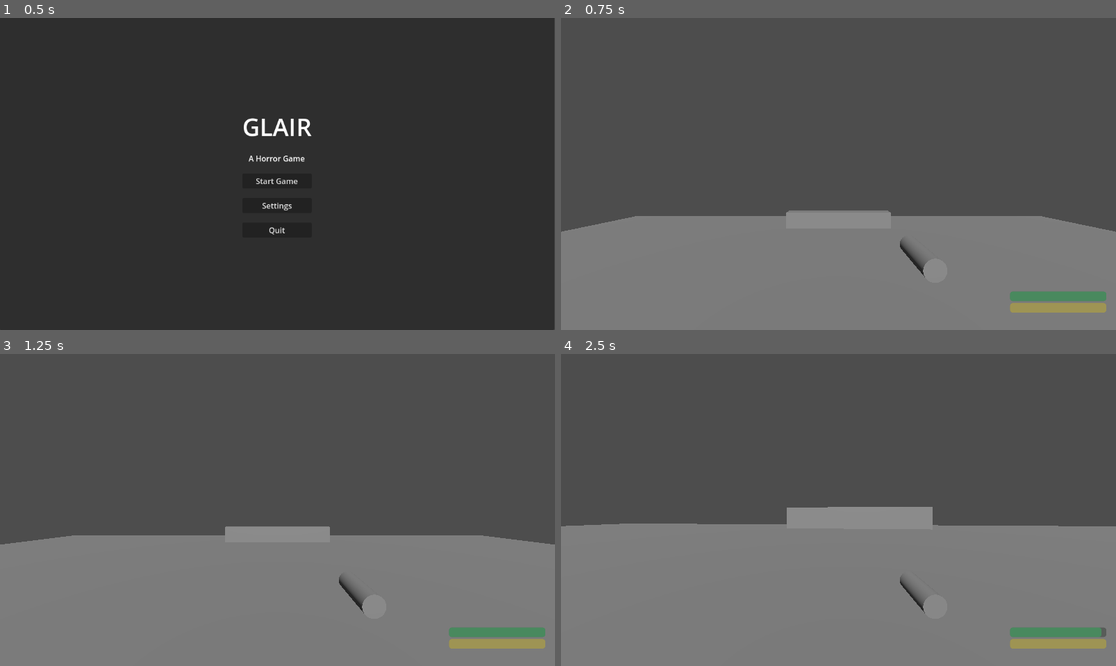
Above: before the commit, frames 1-4 (two rows, left to right).
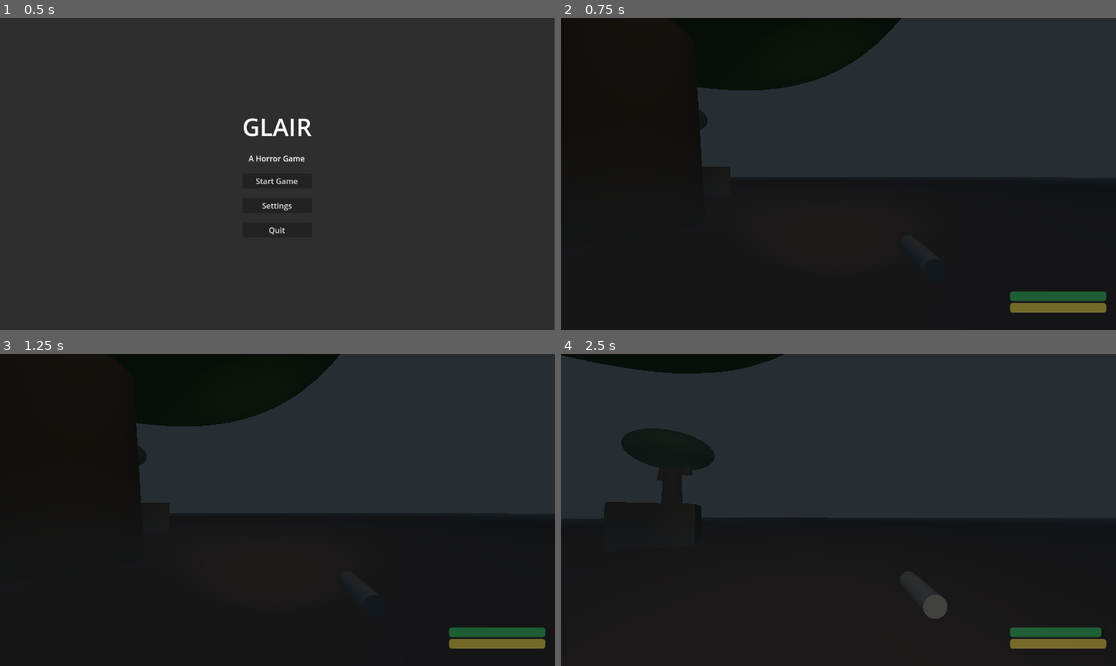
Above: after the commit, the same moments.

Repository: joshuanathanjavier/Glair
Game: Godot game, scene res://main_menu.tscn
Same seed, same stepped clock (60 frames per second), same inputs: the game is played once before the commit and once after it.
Inputs (mouse positions are in pixels of both pictures, inside the frame that each line leads up to):
- Up to frame 1 (0.5 s): no input
- Up to frame 2 (0.75 s): click "Start Game" at 0.5 s
- Up to frame 3 (1.25 s): no input
- Up to frame 4 (2.5 s): move the mouse to (866, 510) at 1.27 s; hold Shift (run) 1.28-2.03 s; hold W (move_forward) from 1.28 s (still down); tap Space (jump) at 1.52, 2.27 s; move the mouse to (810, 510) at 2.02 s; tap Ctrl (crouch) at 2.1 s; tap Shift (run) at 2.3 s

Frame 1 is identical in both runs. In frame 2, 100% of the frame differs, in the area x 0-100%, y 0-100%; in frame 3, 100%; in frame 4, 100%.

Commit message:
🌲 feat(scene): enhance map1 with detailed horror forest environment
- Transform basic map into atmospheric horror forest scene
- Add 8 varied tree types with swaying animations and unique styling
- Implement dynamic lighting system with moonlight beam and eerie flickering effects
- Add environmental elements including mossy rocks and forest debris
- Integrate horror ambience with 6 positioned audio sources (owls, wolves, etc.)
- Expand ground size from 50x50 to 200x200 with forest floor material
- Add volumetric fog and dark atmosphere for enhanced horror aesthetics
- Clean up player UI progress bar property ordering
- Add Events autoload and interaction input mapping to project

Diff:
--- a/map1.tscn
+++ b/map1.tscn
@@ -1,21 +1,103 @@
-[gd_scene load_steps=9 format=3 uid="uid://buvcsifrb12ac"]
+[gd_scene load_steps=20 format=3 uid="uid://buvcsifrb12ac"]
 
 [ext_resource type="PackedScene" uid="uid://bwulnxf4nwswc" path="res://pause_menu.tscn" id="1_bpebn"]
 [ext_resource type="PackedScene" uid="uid://c4pvfm215jx22" path="res://player.tscn" id="1_iuwxl"]
 
-[sub_resource type="BoxShape3D" id="BoxShape3D_wgf7k"]
-size = Vector3(50, 1, 50)
-
-[sub_resource type="BoxMesh" id="BoxMesh_xg6wp"]
-size = Vector3(50, 1, 50)
-
-[sub_resource type="BoxShape3D" id="BoxShape3D_l60eg"]
-size = Vector3(10, 2, 1)
-
-[sub_resource type="BoxMesh" id="BoxMesh_m1kfr"]
-size = Vector3(10, 2, 1)
+[sub_resource type="BoxShape3D" id="BoxShape3D_ground"]
+size = Vector3(200, 1, 200)
+
+[sub_resource type="PlaneMesh" id="PlaneMesh_ground"]
+size = Vector2(200, 200)
+
+[sub_resource type="StandardMaterial3D" id="StandardMaterial3D_forest_floor"]
+diffuse_mode = 1
+albedo_color = Color(0.35, 0.25, 0.18, 1)
+roughness = 0.9
+
+[sub_resource type="CylinderShape3D" id="CylinderShape3D_tree"]
+height = 12.0
+
+[sub_resource type="CylinderMesh" id="CylinderMesh_trunk"]
+top_radius = 0.8
+bottom_radius = 1.2
+height = 12.0
+
+[sub_resource type="StandardMaterial3D" id="StandardMaterial3D_bark"]
+diffuse_mode = 1
+albedo_color = Color(0.45, 0.35, 0.25, 1)
+roughness = 0.9
+
+[sub_resource type="SphereMesh" id="SphereMesh_foliage"]
+radius = 4.0
+height = 6.0
+
+[sub_resource type="StandardMaterial3D" id="StandardMaterial3D_leaves"]
+diffuse_mode = 1
+albedo_color = Color(0.3, 0.4, 0.2, 1)
+roughness = 0.8
+
+[sub_resource type="Animation" id="Animation_sway"]
+resource_name = "sway"
+length = 4.0
+loop_mode = 1
+tracks/0/type = "rotation_3d"
+tracks/0/imported = false
+tracks/0/enabled = true
+tracks/0/path = NodePath(".:rotation")
+tracks/0/interp = 1
+tracks/0/loop_wrap = true
+tracks/0/keys = PackedFloat32Array()
+
+[sub_resource type="AnimationLibrary" id="AnimationLibrary_sway"]
+_data = {
+"sway": SubResource("Animation_sway")
+}
+
+[sub_resource type="BoxShape3D" id="BoxShape3D_rock"]
+size = Vector3(3, 2, 4)
+
+[sub_resource type="BoxMesh" id="BoxMesh_rock"]
+size = Vector3(3, 2, 4)
+
+[sub_resource type="StandardMaterial3D" id="StandardMaterial3D_rock"]
+diffuse_mode = 1
+albedo_color = Color(0.4, 0.35, 0.3, 1)
+roughness = 0.95
+
+[sub_resource type="Animation" id="Animation_eerie_flicker"]
+resource_name = "eerie_flicker"
+length = 5.0
+loop_mode = 1
+tracks/0/type = "value"
+tracks/0/imported = false
+tracks/0/enabled = true
+tracks/0/path = NodePath(".:light_energy")
+tracks/0/interp = 1
+tracks/0/loop_wrap = true
+tracks/0/keys = {
+"times": PackedFloat32Array(0, 0.5, 1.2, 2, 2.8, 3.5, 4.2, 5),
+"transitions": PackedFloat32Array(1, 1, 1, 1, 1, 1, 1, 1),
+"update": 0,
+"values": [0.05, 0.3, 0.02, 0.4, 0.08, 0.25, 0.01, 0.05]
+}
+
+[sub_resource type="AnimationLibrary" id="AnimationLibrary_eerie"]
+_data = {
+"eerie_flicker": SubResource("Animation_eerie_flicker")
+}
 
 [sub_resource type="Environment" id="Environment_nx50e"]
+background_mode = 1
+background_color = Color(0.15, 0.18, 0.2, 1)
+ambient_light_color = Color(0.4, 0.45, 0.5, 1)
+ambient_light_energy = 0.3
+fog_enabled = true
+fog_light_color = Color(0.3, 0.35, 0.4, 1)
+fog_light_energy = 0.2
+fog_sun_scatter = 0.1
+fog_density = 0.008
+fog_height = 3.0
+fog_height_density = 0.1
 
 [sub_resource type="CameraAttributesPractical" id="CameraAttributesPractical_cj3gt"]
 
@@ -24,37 +106,346 @@
 [node name="Ground" type="StaticBody3D" parent="."]
 
 [node name="CollisionShape3D" type="CollisionShape3D" parent="Ground"]
-shape = SubResource("BoxShape3D_wgf7k")
+shape = SubResource("BoxShape3D_ground")
 
 [node name="MeshInstance3D" type="MeshInstance3D" parent="Ground"]
-mesh = SubResource("BoxMesh_xg6wp")
-
-[node name="wall1" type="StaticBody3D" parent="."]
-
-[node name="CollisionShape3D" type="CollisionShape3D" parent="wall1"]
-transform = Transform3D(1, 0, 0, 0, 1, 0, 0, 0, 1, 0, 1, -20)
-shape = SubResource("BoxShape3D_l60eg")
-
-[node name="MeshInstance3D" type="MeshInstance3D" parent="wall1"]
-transform = Transform3D(1, 0, 0, 0, 1, 0, 0, 0, 1, 0, 1, -20)
-mesh = SubResource("BoxMesh_m1kfr")
-
-[node name="wall2" type="StaticBody3D" parent="."]
-
-[node name="CollisionShape3D" type="CollisionShape3D" parent="wall2"]
-transform = Transform3D(1, 0, 0, 0, 1, 0, 0, 0, 1, -10, 1, 0)
-shape = SubResource("BoxShape3D_l60eg")
-
-[node name="MeshInstance3D" type="MeshInstance3D" parent="wall2"]
-transform = Transform3D(1, 0, 0, 0, 1, 0, 0, 0, 1, -10, 1, 0)
-mesh = SubResource("BoxMesh_m1kfr")
-
-[node name="DirectionalLight3D" type="DirectionalLight3D" parent="."]
-transform = Transform3D(1, 0, 0, 0, 0.785997, 0.61823, 0, -0.61823, 0.785997, 0, 0, 0)
+mesh = SubResource("PlaneMesh_ground")
+surface_material_override/0 = SubResource("StandardMaterial3D_forest_floor")
+
+[node name="Trees" type="Node3D" parent="."]
+
+[node name="DeadTree1" type="StaticBody3D" parent="Trees"]
+transform = Transform3D(1, 0, 0, 0, 1, 0, 0, 0, 1, -25, 0, -30)
+
+[node name="CollisionShape3D" type="CollisionShape3D" parent="Trees/DeadTree1"]
+transform = Transform3D(1, 0, 0, 0, 1, 0, 0, 0, 1, 0, 6, 0)
+shape = SubResource("CylinderShape3D_tree")
+
+[node name="Trunk" type="MeshInstance3D" parent="Trees/DeadTree1"]
+transform = Transform3D(1, 0, 0, 0, 1, 0, 0, 0, 1, 0, 6, 0)
+mesh = SubResource("CylinderMesh_trunk")
+surface_material_override/0 = SubResource("StandardMaterial3D_bark")
+
+[node name="Foliage" type="MeshInstance3D" parent="Trees/DeadTree1"]
+transform = Transform3D(1.2, 0, 0, 0, 0.8, 0, 0, 0, 1.2, 0, 10, 0)
+mesh = SubResource("SphereMesh_foliage")
+surface_material_override/0 = SubResource("StandardMaterial3D_leaves")
+
+[node name="Branch1" type="MeshInstance3D" parent="Trees/DeadTree1"]
+transform = Transform3D(0.3, 0, 0.5, 0, 0.2, 0, -0.5, 0, 0.3, 2, 8, 0)
+mesh = SubResource("CylinderMesh_trunk")
+surface_material_override/0 = SubResource("StandardMaterial3D_bark")
+
+[node name="Branch2" type="MeshInstance3D" parent="Trees/DeadTree1"]
+transform = Transform3D(0.25, 0, -0.4, 0, 0.15, 0, 0.4, 0, 0.25, -1.5, 7, 0)
+mesh = SubResource("CylinderMesh_trunk")
+surface_material_override/0 = SubResource("StandardMaterial3D_bark")
+
+[node name="AnimationPlayer" type="AnimationPlayer" parent="Trees/DeadTree1"]
+libraries = {
+"": SubResource("AnimationLibrary_sway")
+}
+autoplay = "sway"
+
+[node name="TwistedTree2" type="StaticBody3D" parent="Trees"]
+transform = Transform3D(0.8, 0, 0.6, 0, 1, 0, -0.6, 0, 0.8, 40, 0, -20)
+
+[node name="CollisionShape3D" type="CollisionShape3D" parent="Trees/TwistedTree2"]
+transform = Transform3D(1, 0, 0, 0, 1, 0, 0, 0, 1, 0, 6, 0)
+shape = SubResource("CylinderShape3D_tree")
+
+[node name="Trunk" type="MeshInstance3D" parent="Trees/TwistedTree2"]
+transform = Transform3D(1, 0, 0, 0, 1, 0, 0, 0, 1, 0, 6, 0)
+mesh = SubResource("CylinderMesh_trunk")
+surface_material_override/0 = SubResource("StandardMaterial3D_bark")
+
+[node name="Foliage1" type="MeshInstance3D" parent="Trees/TwistedTree2"]
+transform = Transform3D(0.8, 0, 0, 0, 0.6, 0, 0, 0, 0.8, 1, 9, 0)
+mesh = SubResource("SphereMesh_foliage")
+surface_material_override/0 = SubResource("StandardMaterial3D_leaves")
+
+[node name="Foliage2" type="MeshInstance3D" parent="Trees/TwistedTree2"]
+transform = Transform3D(0.6, 0, 0, 0, 0.8, 0, 0, 0, 0.6, -0.5, 11, 0)
+mesh = SubResource("SphereMesh_foliage")
+surface_material_override/0 = SubResource("StandardMaterial3D_leaves")
+
+[node name="AnimationPlayer" type="AnimationPlayer" parent="Trees/TwistedTree2"]
+libraries = {
+"": SubResource("AnimationLibrary_sway")
+}
+autoplay = "sway"
+
+[node name="GnarledTree3" type="StaticBody3D" parent="Trees"]
+transform = Transform3D(1, 0, 0, 0, 1, 0, 0, 0, 1, -15, -2, 35)
+
+[node name="CollisionShape3D" type="CollisionShape3D" parent="Trees/GnarledTree3"]
+transform = Transform3D(1, 0, 0, 0, 1, 0, 0, 0, 1, 0, 7.5, 0)
+shape = SubResource("CylinderShape3D_tree")
+
+[node name="Trunk" type="MeshInstance3D" parent="Trees/GnarledTree3"]
+transform = Transform3D(1, 0, 0, 0, 1, 0, 0, 0, 1, 0, 7.5, 0)
+mesh = SubResource("CylinderMesh_trunk")
+surface_material_override/0 = SubResource("StandardMaterial3D_bark")
+
+[node name="Foliage" type="MeshInstance3D" parent="Trees/GnarledTree3"]
+transform = Transform3D(0.8, 0, 0, 0, 1.5, 0, 0, 0, 0.8, -1, 14, 0)
+mesh = SubResource("SphereMesh_foliage")
+surface_material_override/0 = SubResource("StandardMaterial3D_leaves")
+
+[node name="AnimationPlayer" type="AnimationPlayer" parent="Trees/GnarledTree3"]
+libraries = {
+"": SubResource("AnimationLibrary_sway")
+}
+autoplay = "sway"
+
+[node name="SpookyTree4" type="StaticBody3D" parent="Trees"]
+transform = Transform3D(1, 0, 0, 0, 1, 0, 0, 0, 1, 20, -2, 45)
+
+[node name="CollisionShape3D" type="CollisionShape3D" parent="Trees/SpookyTree4"]
+transform = Transform3D(1, 0, 0, 0, 1, 0, 0, 0, 1, 0, 7.5, 0)
+shape = SubResource("CylinderShape3D_tree")
+
+[node name="Trunk" type="MeshInstance3D" parent="Trees/SpookyTree4"]
+transform = Transform3D(1, 0, 0, 0, 1, 0, 0, 0, 1, 0, 7.5, 0)
+mesh = SubResource("CylinderMesh_trunk")
+surface_material_override/0 = SubResource("StandardMaterial3D_bark")
+
+[node name="Foliage" type="MeshInstance3D" parent="Trees/SpookyTree4"]
+transform = Transform3D(1, 0, 0, 0, 1, 0, 0, 0, 1, 0, 12, 0)
+mesh = SubResource("SphereMesh_foliage")
+surface_material_override/0 = SubResource("StandardMaterial3D_leaves")
+
+[node name="AnimationPlayer" type="AnimationPlayer" parent="Trees/SpookyTree4"]
+libraries = {
+"": SubResource("AnimationLibrary_sway")
+}
+autoplay = "sway"
+
+[node name="AncientTree5" type="StaticBody3D" parent="Trees"]
+transform = Transform3D(1, 0, 0, 0, 1, 0, 0, 0, 1, -35, 0, 10)
+
+[node name="CollisionShape3D" type="CollisionShape3D" parent="Trees/AncientTree5"]
+transform = Transform3D(1, 0, 0, 0, 1, 0, 0, 0, 1, 0, 6, 0)
+shape = SubResource("CylinderShape3D_tree")
+
+[node name="Trunk" type="MeshInstance3D" parent="Trees/AncientTree5"]
+transform = Transform3D(1, 0, 0, 0, 1, 0, 0, 0, 1, 0, 6, 0)
+mesh = SubResource("CylinderMesh_trunk")
+surface_material_override/0 = SubResource("StandardMaterial3D_bark")
+
+[node name="Foliage" type="MeshInstance3D" parent="Trees/AncientTree5"]
+transform = Transform3D(1.8, 0, 0, 0, 1.2, 0, 0, 0, 1.8, 0, 12, 0)
+mesh = SubResource("SphereMesh_foliage")
+surface_material_override/0 = SubResource("StandardMaterial3D_leaves")
+
+[node name="AnimationPlayer" type="AnimationPlayer" parent="Trees/AncientTree5"]
+libraries = {
+"": SubResource("AnimationLibrary_sway")
+}
+autoplay = "sway"
+
+[node name="PineTree6" type="StaticBody3D" parent="Trees"]
+transform = Transform3D(1, 0, 0, 0, 1, 0, 0, 0, 1, 15, 0, 25)
+
+[node name="CollisionShape3D" type="CollisionShape3D" parent="Trees/PineTree6"]
+transform = Transform3D(1, 0, 0, 0, 1, 0, 0, 0, 1, 0, 7, 0)
+shape = SubResource("CylinderShape3D_tree")
+
+[node name="Trunk" type="MeshInstance3D" parent="Trees/PineTree6"]
+transform = Transform3D(0.6, 0, 0, 0, 1.2, 0, 0, 0, 0.6, 0, 7, 0)
+mesh = SubResource("CylinderMesh_trunk")
+surface_material_override/0 = SubResource("StandardMaterial3D_bark")
+
+[node name="Foliage1" type="MeshInstance3D" parent="Trees/PineTree6"]
+transform = Transform3D(1.5, 0, 0, 0, 0.5, 0, 0, 0, 1.5, 0, 12, 0)
+mesh = SubResource("SphereMesh_foliage")
+surface_material_override/0 = SubResource("StandardMaterial3D_leaves")
+
+[node name="Foliage2" type="MeshInstance3D" parent="Trees/PineTree6"]
+transform = Transform3D(1.2, 0, 0, 0, 0.6, 0, 0, 0, 1.2, 0, 10, 0)
+mesh = SubResource("SphereMesh_foliage")
+surface_material_override/0 = SubResource("StandardMaterial3D_leaves")
+
+[node name="Foliage3" type="MeshInstance3D" parent="Trees/PineTree6"]
+transform = Transform3D(0.8, 0, 0, 0, 0.4, 0, 0, 0, 0.8, 0, 8, 0)
+mesh = SubResource("SphereMesh_foliage")
+surface_material_override/0 = SubResource("StandardMaterial3D_leaves")
+
+[node name="AnimationPlayer" type="AnimationPlayer" parent="Trees/PineTree6"]
+libraries = {
+"": SubResource("AnimationLibrary_sway")
+}
+autoplay = "sway"
+
+[node name="OakTree7" type="StaticBody3D" parent="Trees"]
+transform = Transform3D(1, 0, 0, 0, 1, 0, 0, 0, 1, -5, 0, -5)
+
+[node name="CollisionShape3D" type="CollisionShape3D" parent="Trees/OakTree7"]
+transform = Transform3D(1, 0, 0, 0, 1, 0, 0, 0, 1, 0, 5, 0)
+shape = SubResource("CylinderShape3D_tree")
+
+[node name="Trunk" type="MeshInstance3D" parent="Trees/OakTree7"]
+transform = Transform3D(1.2, 0, 0, 0, 0.8, 0, 0, 0, 1.2, 0, 5, 0)
+mesh = SubResource("CylinderMesh_trunk")
+surface_material_override/0 = SubResource("StandardMaterial3D_bark")
+
+[node name="Foliage" type="MeshInstance3D" parent="Trees/OakTree7"]
+transform = Transform3D(2, 0, 0, 0, 1, 0, 0, 0, 2, 0, 8, 0)
+mesh = SubResource("SphereMesh_foliage")
+surface_material_override/0 = SubResource("StandardMaterial3D_leaves")
+
+[node name="AnimationPlayer" type="AnimationPlayer" parent="Trees/OakTree7"]
+libraries = {
+"": SubResource("AnimationLibrary_sway")
+}
+autoplay = "sway"
+
+[node name="WillowTree8" type="StaticBody3D" parent="Trees"]
+transform = Transform3D(1, 0, 0, 0, 1, 0, 0, 0, 1, 35, 0, 35)
+
+[node name="CollisionShape3D" type="CollisionShape3D" parent="Trees/WillowTree8"]
+transform = Transform3D(1, 0, 0, 0, 1, 0, 0, 0, 1, 0, 6, 0)
+shape = SubResource("CylinderShape3D_tree")
+
+[node name="Trunk" type="MeshInstance3D" parent="Trees/WillowTree8"]
+transform = Transform3D(0.8, 0, 0, 0, 1.1, 0, 0, 0, 0.8, 0, 6, 0)
+mesh = SubResource("CylinderMesh_trunk")
+surface_material_override/0 = SubResource("StandardMaterial3D_bark")
+
+[node name="Foliage" type="MeshInstance3D" parent="Trees/WillowTree8"]
+transform = Transform3D(1.5, 0, 0, 0, 0.8, 0, 0, 0, 1.5, 0, 9, 0)
+mesh = SubResource("SphereMesh_foliage")
+surface_material_override/0 = SubResource("StandardMaterial3D_leaves")
+
+[node name="DropFoliage1" type="MeshInstance3D" parent="Trees/WillowTree8"]
+transform = Transform3D(0.4, 0, 0, 0, 1.5, 0, 0, 0, 0.4, 2, 7, 0)
+mesh = SubResource("SphereMesh_foliage")
+surface_material_override/0 = SubResource("StandardMaterial3D_leaves")
+
+[node name="DropFoliage2" type="MeshInstance3D" parent="Trees/WillowTree8"]
+transform = Transform3D(0.3, 0, 0, 0, 1.2, 0, 0, 0, 0.3, -1.5, 6.5, 0)
+mesh = SubResource("SphereMesh_foliage")
+surface_material_override/0 = SubResource("StandardMaterial3D_leaves")
+
+[node name="AnimationPlayer" type="AnimationPlayer" parent="Trees/WillowTree8"]
+libraries = {
+"": SubResource("AnimationLibrary_sway")
+}
+autoplay = "sway"
+
+[node name="ForestDebris" type="Node3D" parent="."]
+
+[node name="MossyRock1" type="StaticBody3D" parent="ForestDebris"]
+transform = Transform3D(0.8, 0, 0.6, 0, 1, 0, -0.6, 0, 0.8, -10, 0, -15)
+
+[node name="CollisionShape3D" type="CollisionShape3D" parent="ForestDebris/MossyRock1"]
+transform = Transform3D(1, 0, 0, 0, 1, 0, 0, 0, 1, 0, 1, 0)
+shape = SubResource("BoxShape3D_rock")
+
+[node name="MeshInstance3D" type="MeshInstance3D" parent="ForestDebris/MossyRock1"]
+transform = Transform3D(1, 0, 0, 0, 1, 0, 0, 0, 1, 0, 1, 0)
+mesh = SubResource("BoxMesh_rock")
+surface_material_override/0 = SubResource("StandardMaterial3D_rock")
+
+[node name="WeatheredRock2" type="StaticBody3D" parent="ForestDebris"]
+transform = Transform3D(1, 0, 0, 0, 1, 0, 0, 0, 1, 30, 0, 15)
+
+[node name="CollisionShape3D" type="CollisionShape3D" parent="ForestDebris/WeatheredRock2"]
+transform = Transform3D(1, 0, 0, 0, 1, 0, 0, 0, 1, 0, 1, 0)
+shape = SubResource("BoxShape3D_rock")
+
+[node name="MeshInstance3D" type="MeshInstance3D" parent="ForestDebris/WeatheredRock2"]
+transform = Transform3D(1, 0, 0, 0, 1, 0, 0, 0, 1, 0, 1, 0)
+mesh = SubResource("BoxMesh_rock")
+surface_material_override/0 = SubResource("StandardMaterial3D_rock")
+
+[node name="Lighting" type="Node3D" parent="."]
+
+[node name="MoonlightBeam" type="SpotLight3D" parent="Lighting"]
+transform = Transform3D(0.707107, -0.5, 0.5, 0, 0.707107, 0.707107, -0.707107, -0.5, 0.5, 0, 25, 0)
+light_color = Color(0.95, 0.98, 1, 1)
+light_energy = 1.5
+light_volumetric_fog_energy = 1.5
+spot_range = 80.0
+spot_angle = 70.0
+
+[node name="EerieGlow1" type="OmniLight3D" parent="Lighting"]
+transform = Transform3D(1, 0, 0, 0, 1, 0, 0, 0, 1, -25, 4, -30)
+light_color = Color(0.8, 0.9, 0.7, 1)
+light_energy = 0.4
+omni_range = 12.0
+omni_attenuation = 2.0
+
+[node name="AnimationPlayer" type="AnimationPlayer" parent="Lighting/EerieGlow1"]
+libraries = {
+"": SubResource("AnimationLibrary_eerie")
+}
+autoplay = "eerie_flicker"
+
+[node name="GhostlyLight2" type="OmniLight3D" parent="Lighting"]
+transform = Transform3D(1, 0, 0, 0, 1, 0, 0, 0, 1, 40, 5, -20)
+light_color = Color(0.85, 0.88, 0.95, 1)
+light_energy = 0.3
+omni_range = 15.0
+omni_attenuation = 1.8
+
+[node name="AnimationPlayer" type="AnimationPlayer" parent="Lighting/GhostlyLight2"]
+libraries = {
+"": SubResource("AnimationLibrary_eerie")
+}
+autoplay = "eerie_flicker"
+
+[node name="WispLight3" type="OmniLight3D" parent="Lighting"]
+transform = Transform3D(1, 0, 0, 0, 1, 0, 0, 0, 1, -15, 3, 35)
+light_color = Color(1, 0.95, 0.8, 1)
+light_energy = 0.25
+omni_range = 10.0
+omni_attenuation = 2.5
+
+[node name="AnimationPlayer" type="AnimationPlayer" parent="Lighting/WispLight3"]
+libraries = {
+"": SubResource("AnimationLibrary_eerie")
+}
+autoplay = "eerie_flicker"
+
+[node name="FlashlightHelper" type="SpotLight3D" parent="Lighting"]
+transform = Transform3D(1, 0, 0, 0, 1, 0, 0, 0, 1, 0, 2, 0)
+light_color = Color(1, 0.98, 0.9, 1)
+light_energy = 0.8
+light_volumetric_fog_energy = 2.0
+spot_range = 25.0
+spot_attenuation = 0.8
+spot_angle = 35.0
 
 [node name="WorldEnvironment" type="WorldEnvironment" parent="."]
 environment = SubResource("Environment_nx50e")
 camera_attributes = SubResource("CameraAttributesPractical_cj3gt")
+
+[node name="HorrorAmbience" type="Node3D" parent="."]
+
+[node name="ForestAmbient" type="AudioStreamPlayer3D" parent="HorrorAmbience"]
+transform = Transform3D(1, 0, 0, 0, 1, 0, 0, 0, 1, 0, 5, 0)
+volume_db = -8.0
+
+[node name="OwlHoots" type="AudioStreamPlayer3D" parent="HorrorAmbience"]
+transform = Transform3D(1, 0, 0, 0, 1, 0, 0, 0, 1, -40, 8, -25)
+volume_db = -15.0
+
+[node name="WolfHowl" type="AudioStreamPlayer3D" parent="HorrorAmbience"]
+transform = Transform3D(1, 0, 0, 0, 1, 0, 0, 0, 1, 60, 5, 40)
+volume_db = -18.0
+
+[node name="RustlingLeaves" type="AudioStreamPlayer3D" parent="HorrorAmbience"]
+transform = Transform3D(1, 0, 0, 0, 1, 0, 0, 0, 1, 25, 10, -35)
+volume_db = -12.0
+
+[node name="CreakingBranches" type="AudioStreamPlayer3D" parent="HorrorAmbience"]
+transform = Transform3D(1, 0, 0, 0, 1, 0, 0, 0, 1, -20, 12, 30)
+volume_db = -20.0
+
+[node name="DistantFootsteps" type="AudioStreamPlayer3D" parent="HorrorAmbience"]
+transform = Transform3D(1, 0, 0, 0, 1, 0, 0, 0, 1, -60, 1, -60)
+volume_db = -25.0
 
 [node name="UI" type="Control" parent="."]
 layout_mode = 3
@@ -65,3 +456,4 @@
 [node name="PauseMenu" parent="UI" instance=ExtResource("1_bpebn")]
 
 [node name="Player" parent="." instance=ExtResource("1_iuwxl")]
+transform = Transform3D(1, 0, 0, 0, 1, 0, 0, 0, 1, 0, 1, 0)
--- a/player.tscn
+++ b/player.tscn
@@ -67,16 +67,14 @@
 modulate = Color(0.2, 0.8, 0.4, 1)
 custom_minimum_size = Vector2(200, 20)
 layout_mode = 2
+mouse_filter = 2
 value = 100.0
-fill_mode = 0
 show_percentage = false
-mouse_filter = 2
 
 [node name="FlashlightBar" type="ProgressBar" parent="UI/HUD/MarginContainer/VBoxContainer"]
 modulate = Color(1, 0.9, 0.3, 1)
 custom_minimum_size = Vector2(200, 20)
 layout_mode = 2
+mouse_filter = 2
 value = 100.0
-fill_mode = 0
 show_percentage = false
-mouse_filter = 2
--- a/project.godot
+++ b/project.godot
@@ -14,6 +14,15 @@
 run/main_scene="res://main_menu.tscn"
 config/features=PackedStringArray("4.3", "Forward Plus")
 config/icon="res://icon.svg"
+
+[autoload]
+
+Events="*res://events.gd"
+interact={
+"deadzone": 0.5,
+"events": [Object(InputEventKey,"resource_local_to_scene":false,"resource_name":"","device":-1,"window_id":0,"alt_pressed":false,"shift_pressed":false,"ctrl_pressed":false,"meta_pressed":false,"pressed":false,"keycode":0,"physical_keycode":69,"key_label":0,"unicode":101,"location":0,"echo":false,"script":null)
+]
+}
 
 [input]
 
@@ -62,3 +71,8 @@
 "events": [Object(InputEventKey,"resource_local_to_scene":false,"resource_name":"","device":-1,"window_id":0,"alt_press …(192 unchanged characters)…
 ]
 }
+interact={
+"deadzone": 0.5,
+"events": [Object(InputEventKey,"resource_local_to_scene":false,"resource_name":"","device":-1,"window_id":0,"alt_pressed":false,"shift_pressed":false,"ctrl_pressed":false,"meta_pressed":false,"pressed":false,"keycode":0,"physical_keycode":69,"key_label":0,"unicode":101,"location":0,"echo":false,"script":null)
+]
+}
